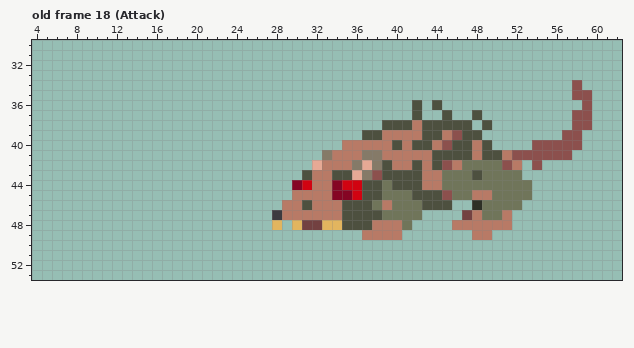
Two states of a pixel-art file, Nevermore Unity Project/Assets/Art Assets/Shannon/Rat/Rat_Animations.aseprite. This is how it looked before the edit.
64x64 pixels, 29 frames. Shown: old frame 18 (Attack): x 4..62, y 30..53. The commit also changed other frames, which this record leaves out.
And afterwards:
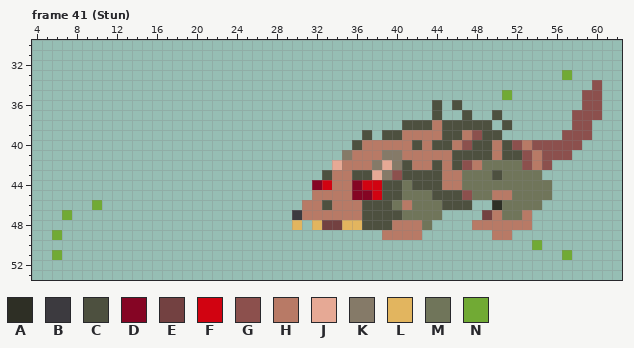
Palette (. is transparent): A #2e2f25  B #3c3a3f  C #4d503f  D #850524  E #734141  F #d10311  G #8c504d  H #b87a66  J #e6a995  K #857a68  L #e2b55f  M #70755a  N #71aa34
A new or re-ordered frame is compared with the old frame closest to it.
Changes in this commit:
frames 29 -> 42
layer "StunBlood" added
Changed rows in their new state; - is an unchanged pixel.
Frame 41 (Stun) is new; against old frame 18 (Attack), layers "StunBlood", "Animations":
first column x 6:
33 ---------------------------------------------------N---
34 ----------------------------------------------------.-G
35 ---------------------------------------------N------.-G
36 ------------------------------------.---C-------------G
37 ------------------------------------.-C.-C.-C---------G
38 ---------------------------------..-C-H---C--C---------
39 --------------------------------.CC--HHCCHGCC--------G-
40 -----------------------------.C---H--HCCHGC-HCGH-------
41 ---------------------------..K-HHKK---HH--C-HCC-H------
42 --------------------------..J-HH-JKCH--HCGH--MMGHG-----
43 -------------------------..CHHCCJKG--CCHH-M-C--MM------
44 ------------------------..DFHHDFFC-M-CCHH-------MM-----
45 ------------------------..--HHDDFCC-MM-CCGMMHH--MM-----
46 ----N------------------..H-C-HH-CC-H-MM-CC..A--MM------
47 -N--------------------..B----HH--CC--MM--..EHMMH-------
48 ----------------------.--.LEELL-CC-HHM--..----HH-------
49 N------------------------------..--HH-----..HH---------
50 ------------------------------------------------N------
51 N--------------------------------------------------N---
Where, in picture pixels (left, top, right, bottom), the same in both pictures:
changed: (272, 70, 602, 260)
added: (52, 200, 102, 260)
